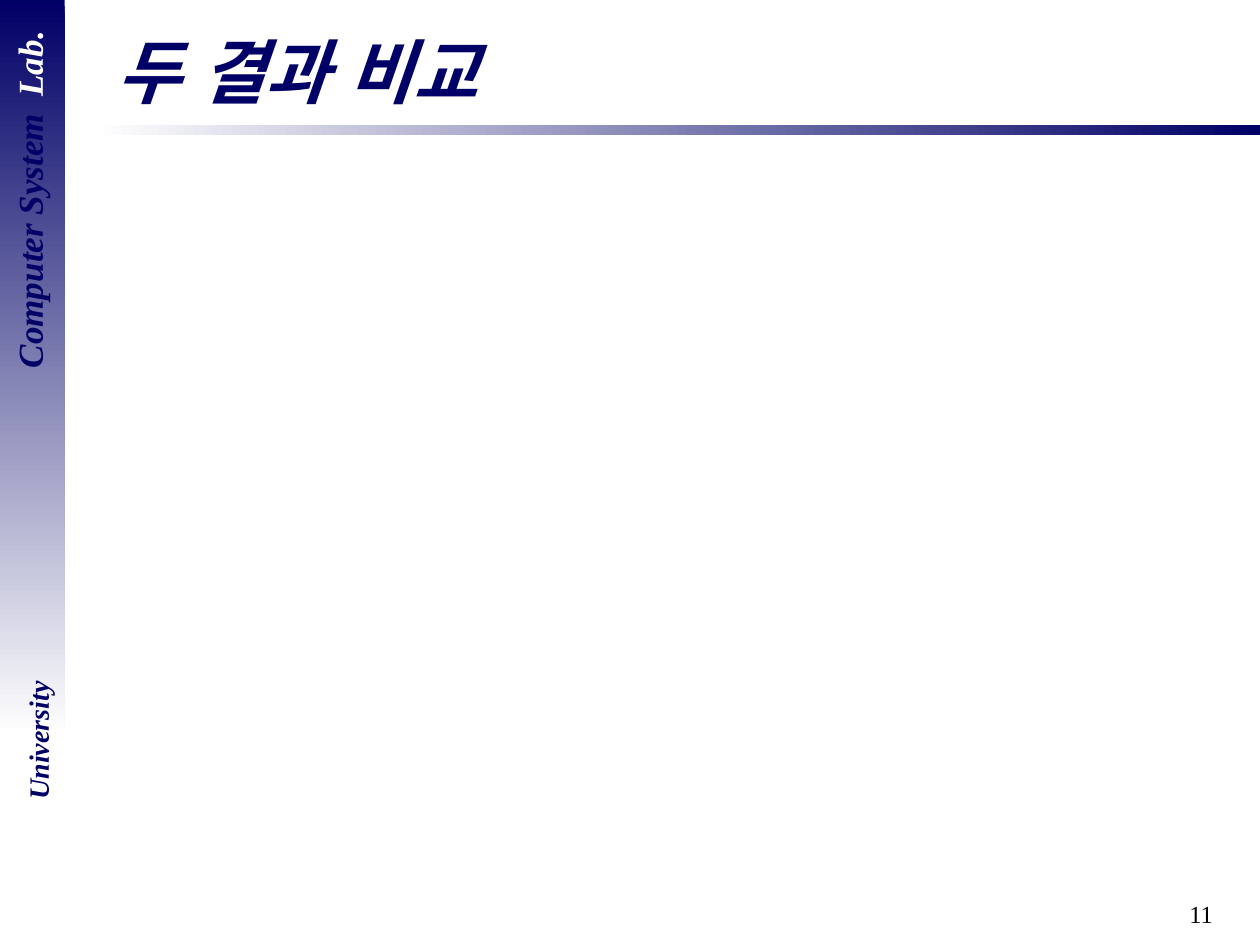
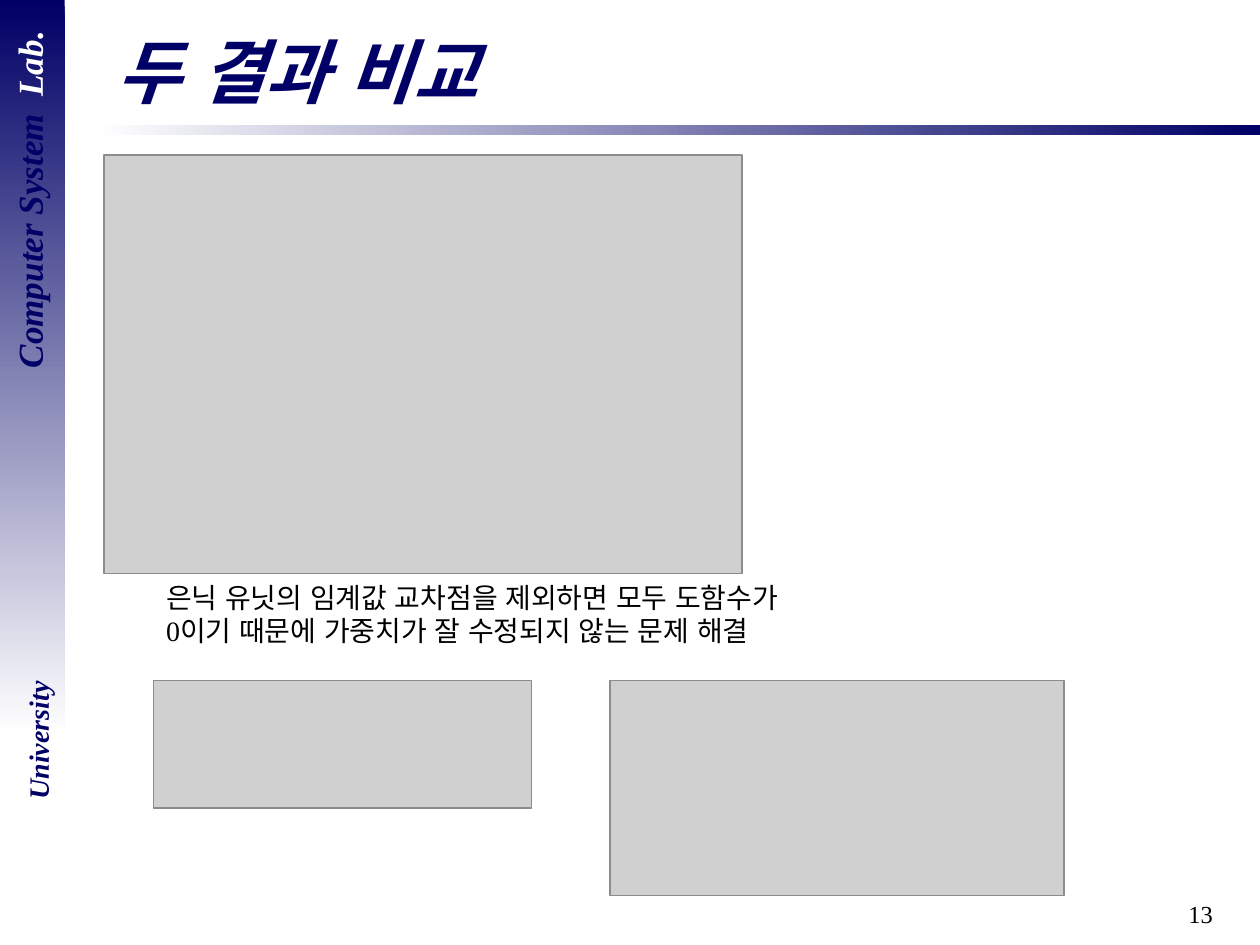
Before and after one commit to DevelopLee20/SNN, a slide deck: slide 13 of cs semina/06_Serogate-1.pptx (slide 11 before the commit). Drawn at 1260x945 pixels with LibreOffice and Linux fonts; fonts in the diff are those of the drawing; grey boxes stand for pictures; background and template pictures are left out. Boxes give left, top, right and bottom in pixels: in the first picture for what was removed or moved away, otherwise in the second. Text is boxed around its words. In the diff, an @@ line names an element or a change of style, - is before the commit and + after.

```diff
--- a/cs semina/06_Serogate-1.pptx
+++ b/cs semina/06_Serogate-1.pptx
@@ picture added at [105, 155, 742, 573] @@
@@ text added at [166, 584, 778, 644], 16 pt, text #000000 @@
+은닉 유닛의 임계값 교차점을 제외하면 모두 도함수가
+0이기 때문에 가중치가 잘 수정되지 않는 문제 해결
@@ picture added at [154, 680, 532, 808] @@
@@ picture added at [610, 680, 1063, 895] @@
@@ page number at [1188, 906, 1213, 924]: text changed @@
-11
+13
```
Also in this commit, not shown: 10 other slides changed, 3 slides added, 1 other file.
